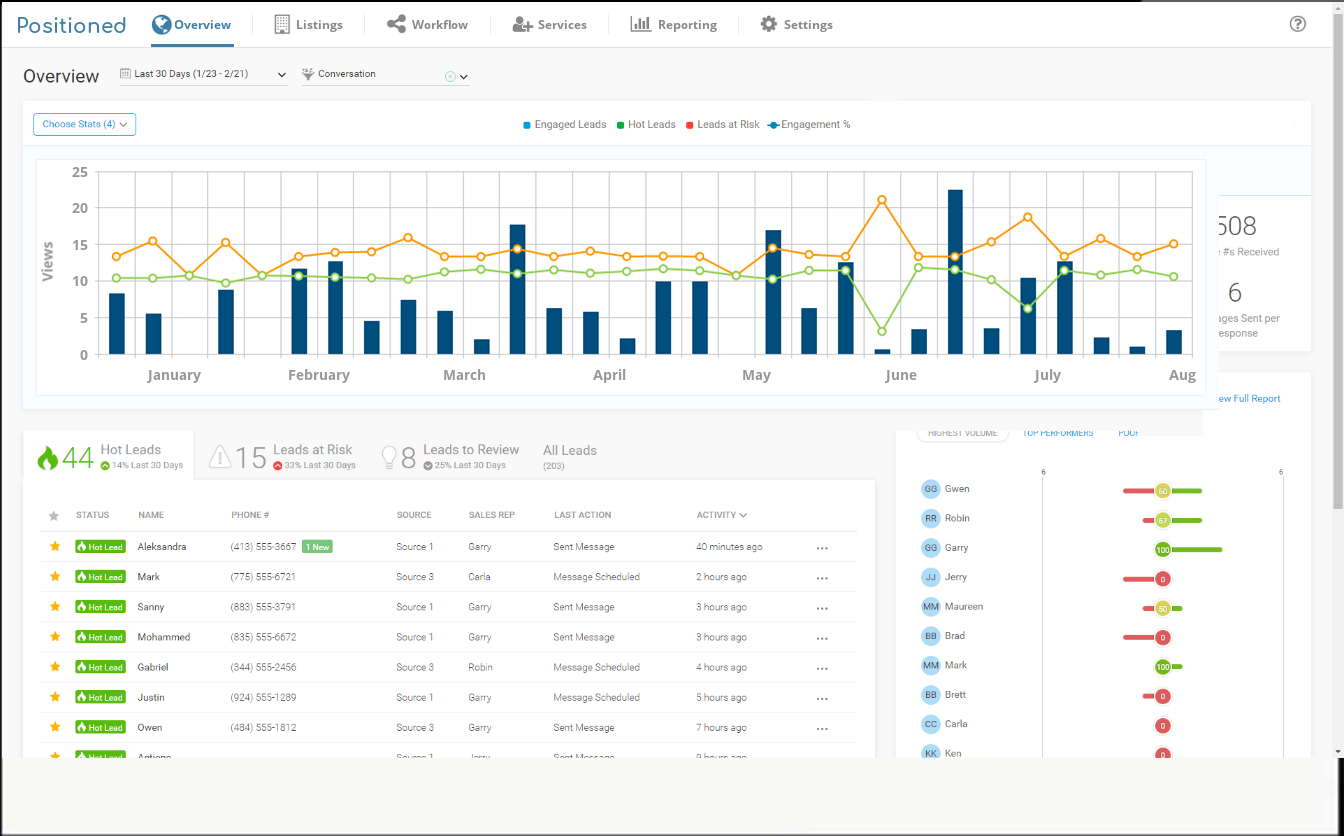
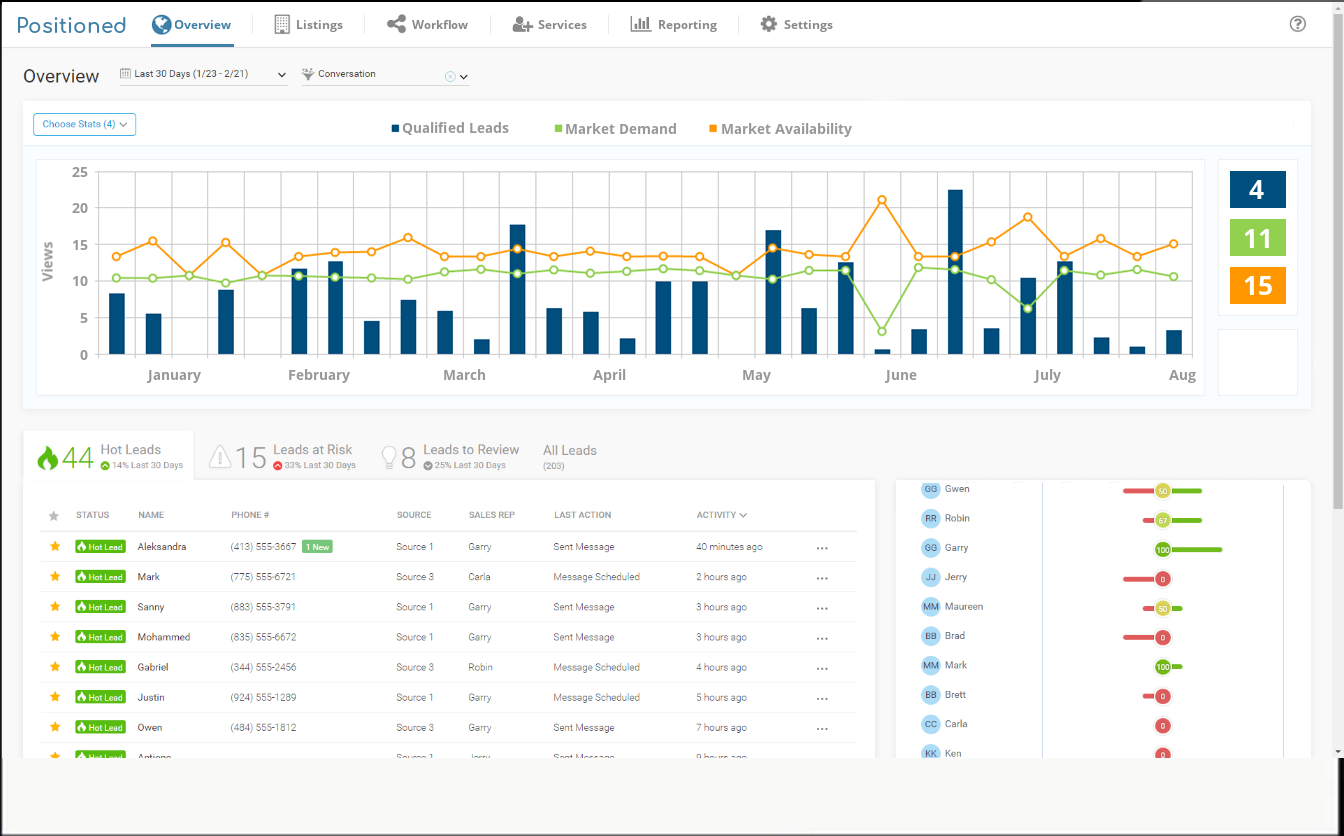
Layered file, before and after one edit (1344 × 836). Changes by layer:
added layer "15" above "11" over 1244, 276, 1272, 295
added layer "11" above "4" over 1244, 229, 1269, 248
added layer "4" above "screen" over 1249, 180, 1264, 199
painted on "screen" over 391, 120, 1315, 510
